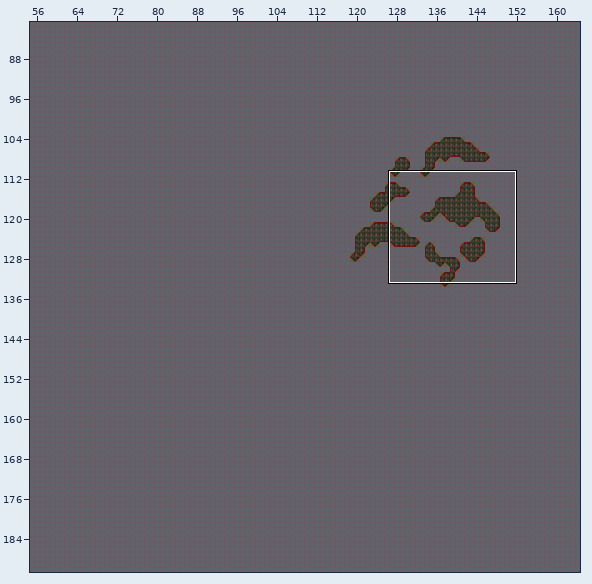
One commit to this Tiled map: Assets/Data/Tiled/map_world.tmx. The first picture is a wide view before the edit; the outline marks the close-up.
Close-up. As it was:
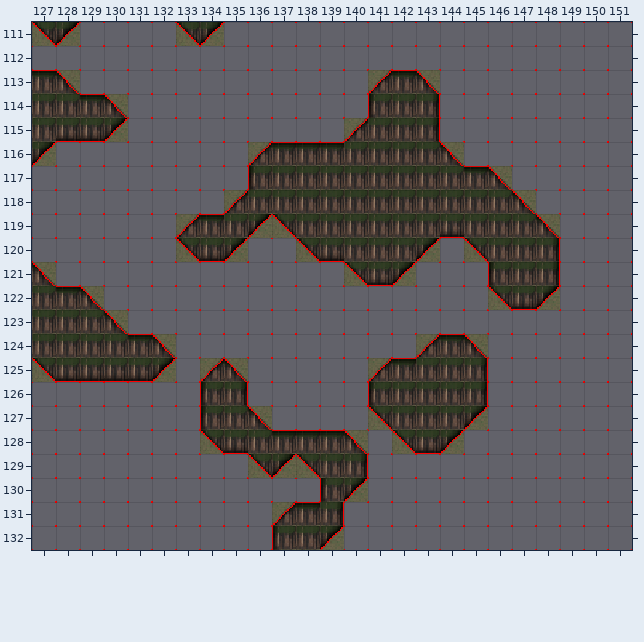
Cells are 16x16 px. Shown: x 127..151, y 111..132. The commit also changed other parts of the map, which this record leaves out.
The same view after the edit:
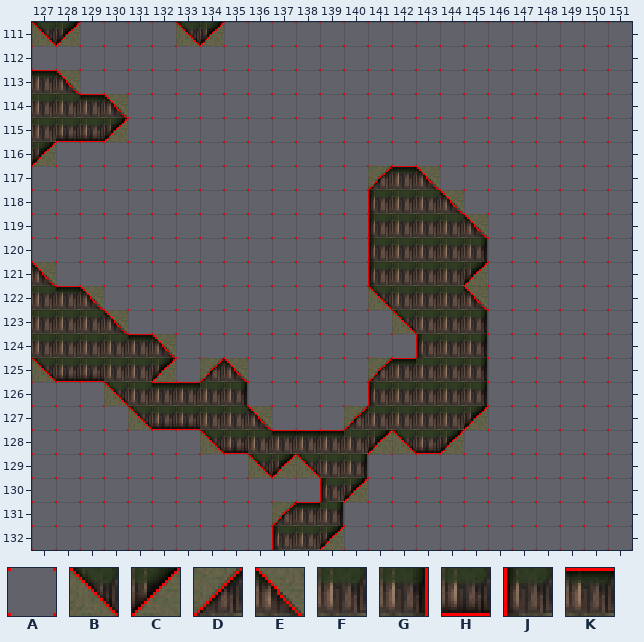
Key: from "tileset": A 0, B 1, C 2, D 3, E 4, F 5, G 6, H 7, J 8, K 9.
_ is an empty cell.
From old to new:
{"where": "layer \"Tile Layer 1\""}
{"y":113,"x":141,"old":"DKE","new":"AAA"}
{"y":114,"x":141,"old":"JFG","new":"AAA"}
{"y":115,"x":140,"old":"DFFG","new":"AAAA"}
{"y":116,"x":136,"old":"DKKKFFFFE","new":"AAAAAAAAA"}
{"y":117,"x":136,"old":"JFFFFFFFFKE","new":"AAAAADKEAAA"}
{"y":118,"x":135,"old":"DFFFFFF","new":"AAAAAAJ"}
{"y":118,"x":144,"old":"FFFE","new":"EAAA"}
{"y":119,"x":133,"old":"DKFCBFFFF","new":"AAAAAAAAJ"}
{"y":119,"x":144,"old":"HFFFE","new":"FEAAA"}
{"y":120,"x":133,"old":"BHC","new":"AAA"}
{"y":120,"x":138,"old":"BHFF","new":"AAAJ"}
{"y":120,"x":143,"old":"CABFFG","new":"FFGAAA"}
{"y":121,"x":140,"old":"BHCAAAJFG","new":"AJFFFCAAA"}
{"y":122,"x":141,"old":"AAAAABHC","new":"BFFFEAAA"}
{"y":123,"x":142,"old":"AAAA","new":"BFFG"}
{"y":124,"x":143,"old":"DKE","new":"JFG"}
{"y":125,"x":130,"old":"HH","new":"FF"}
{"y":126,"x":130,"old":"AAAAJ","new":"BFKKF"}
{"y":127,"x":131,"old":"AAAJ","new":"BHHF"}
{"y":127,"x":140,"old":"AB","new":"DF"}
{"y":128,"x":140,"old":"EA","new":"FC"}
{"label":"changed","picture_box":[176,70,560,358]}
{"label":"changed","picture_box":[104,373,207,430]}
{"label":"changed","picture_box":[344,406,392,454]}
